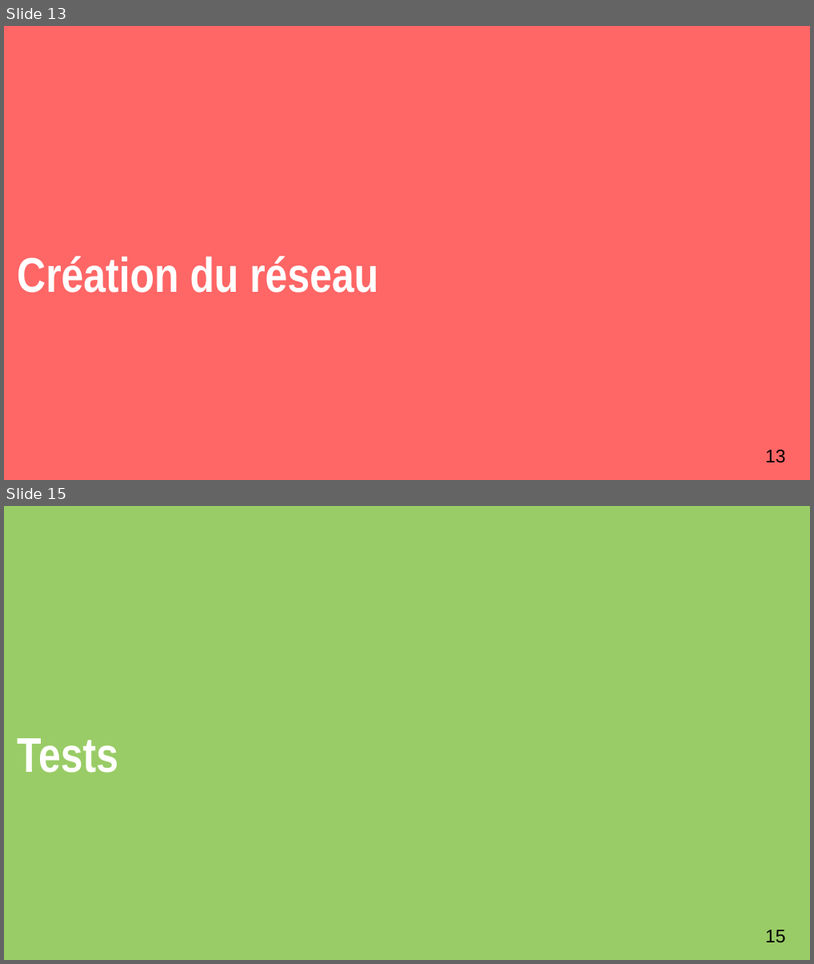
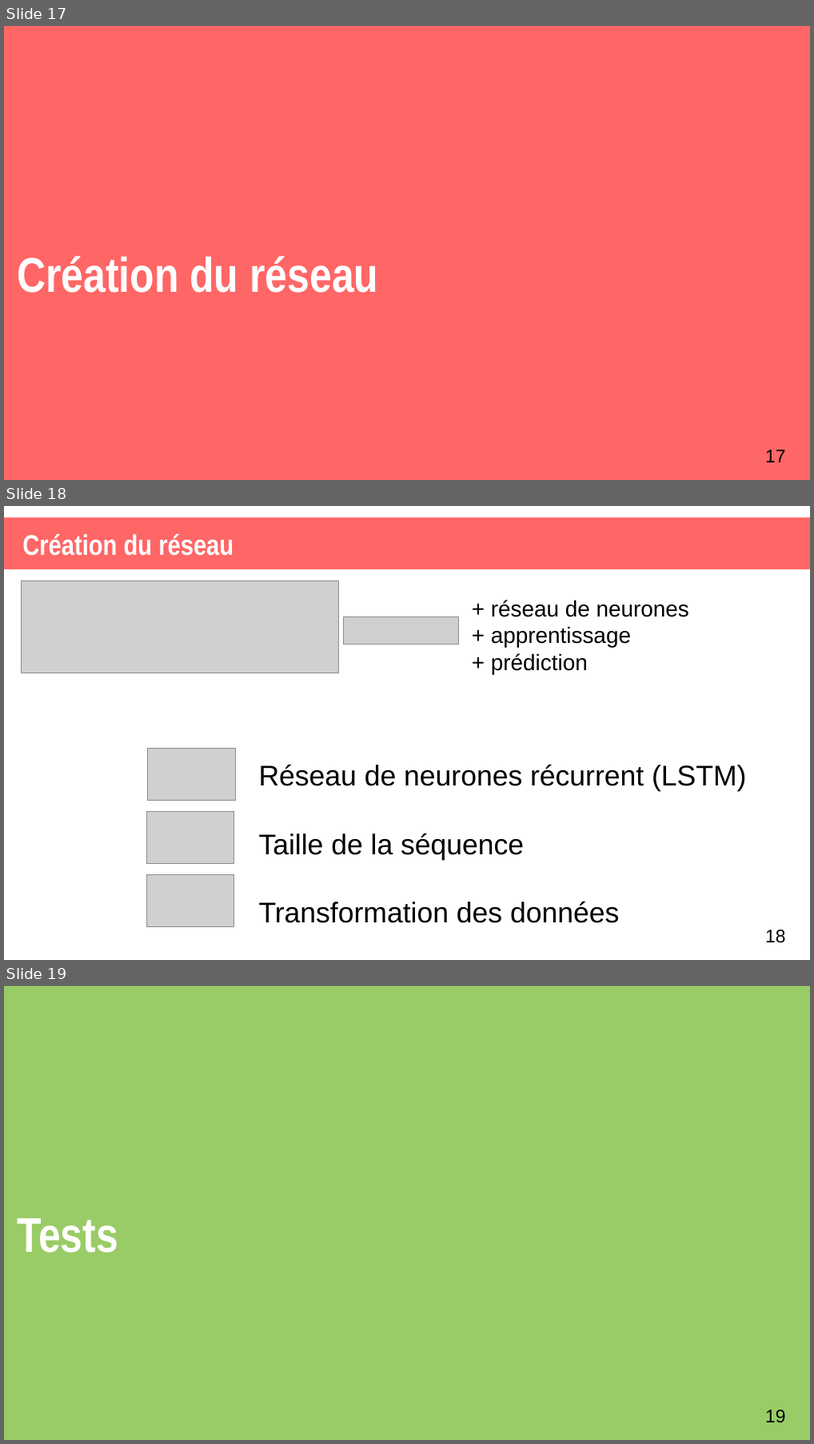
Before and after one commit to XgLsuLzRMy/Composition-Musicale-par-Reseau-de-Neurones, a slide deck: projet.odp. Shown one above the other, each under a label of ours: slides 13 and 15 before the commit, slides 17, 18 and 19 after it; the slides between them are not shown. The pictures are 814x964 and 814x1444 pixels, drawn with LibreOffice and Linux fonts; fonts in the diff are those of the drawing; grey boxes stand for pictures. Boxes give left, top, right and bottom in pixels: in the first picture for what was removed or moved away, otherwise in the second. Text is boxed around its words. In the diff, an @@ line names an element or a change of style, - is before the commit and + after.

```diff
--- a/projet.odp
+++ b/projet.odp
@@ slide 18 added at (4, 506, 810, 960), background #FFFFFF @@
@@ rectangle added at (4, 518, 810, 570), fill #FF6666 @@
@@ title added at (22, 534, 234, 556), 28 pt, text #FFFFFF, bold @@
+Création du réseau
@@ picture added at (22, 580, 339, 673) @@
@@ text added at (491, 600, 690, 674), 22 pt, text #000000 @@
++ réseau de neurones
++ apprentissage
++ prédiction
@@ picture added at (344, 616, 459, 644) @@
@@ picture added at (148, 748, 236, 800) @@
@@ text added at (259, 764, 746, 923), 28 pt, text #000000 @@
+Réseau de neurones récurrent (LSTM)
+Taille de la séquence
+Transformation des données
@@ picture added at (146, 811, 234, 863) @@
@@ picture added at (146, 874, 234, 926) @@
@@ page number added at (766, 929, 786, 943), 18 pt, text #000000 @@
+18
@@ what was slide 13 is now slide 17 @@
@@ page number at (766, 449, 786, 462): text changed @@
-13
+17
@@ what was slide 15 is now slide 19 @@
@@ page number at (766, 1409, 786, 1422): text changed @@
-15
+19
```
Also in this commit, not shown: 1 slide changed, 7 other slides added, 3 slides removed, 1 other file.
